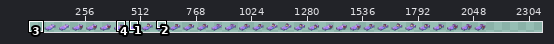
File history of a sprite sheet, Assets/Art/Avatar/S_INT_Bed_Dream.png. Above, an overview of the earlier version with the close-up marked.
Close-up. Old version:
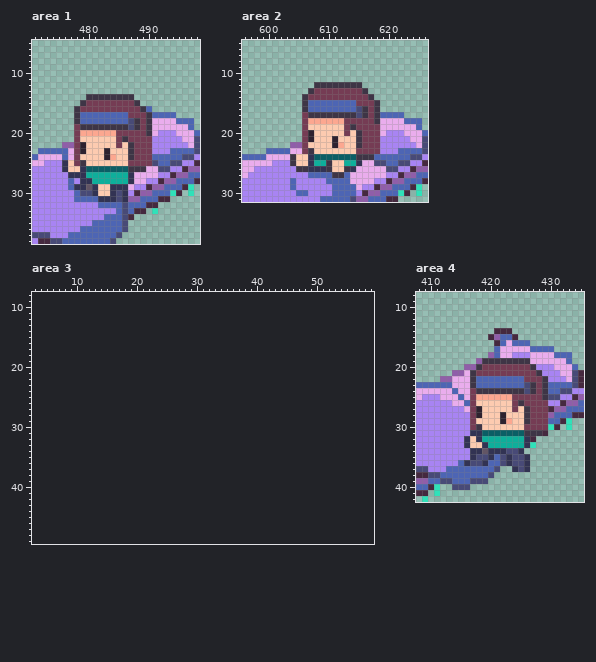
The file is 2048x64 pixels. Shown: area 1: x 471..498, y 5..38; area 2: x 596..626, y 5..31; area 3: x 3..59, y 8..49; area 4: x 408..435, y 8..42. The old version is drawn lined up with the new one, on the new canvas. The wide view leaves out empty margins. The commit also changed other parts of the picture, which this record leaves out.
After the commit:
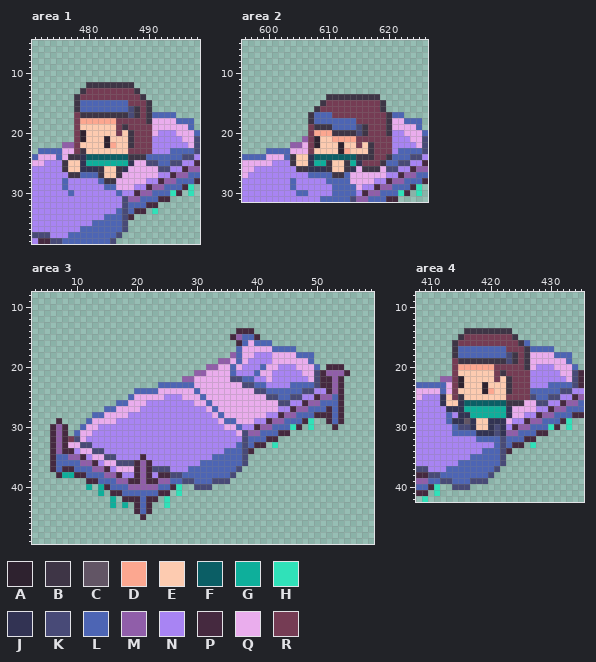
Palette (. is transparent): A #2e222f  B #3e3546  C #625565  D #fca790  E #fdcbb0  F #0b5e65  G #0eaf9b  H #30e1b9  J #323353  K #484a77  L #4d65b4  M #905ea9  N #a884f3  P #45293f  Q #eaaded  R #753c54
From old to new:
canvas 2048x64 -> 2368x64, the old top-left corner now at 64,0
Area 1:
y 12: x 480..487 ........ -> BBBBBBBB
y 13: x 479..488 .......... -> BRRRRRRRRB
y 14: x 478..489 ..BBBBBBBB.. -> BRRRRRRRRRRB
y 15: x 478..486 .BRRRRRRR -> BLLLLLLLL; x 488..490 B.. -> RRB
y 16: x 479..490 RRRRRRRRRRBL -> LLLLLLLLKBRB
y 17: x 478..488 BLLLLLLLLRR -> RBBBBBBBBKB
y 18: x 478..488 BLLLLLLLLKB -> RDDDDDDRRRR
y 19: x 479..485 BBBBBBB -> EEEEEER; x 487..488 KB -> RR; x 490 B -> R
y 20: x 479..484 DDDDDD -> AEEEEE; x 486..487 RR -> EB; x 490 B -> R
y 21: x 479 E -> A; x 483 E -> A; x 485..487 RBR -> EEB
y 22: x 479 A -> E; x 483..485 EER -> ADE
y 23: x 476 L -> Q; x 479 A -> B; x 483 A -> E; x 487 B -> R
y 24: x 475..486 QLQREEEEADEE -> LQBBJFFFFFFF; x 488..490 RRR -> BBL
y 25: x 476 J -> B; x 478..490 RBEEEEEEERRRR -> EJGGGGGGGJQQK
y 26: x 476 J -> B; x 480..489 FFFFFFFBBB -> JJBEEBJQQQ
y 27: x 477..487 JJJGGGGGGGJ -> BBLLLBEEBQQ
y 28: x 476..477 NL -> LN; x 479..487 JJGGGGGGJ -> NNNLBBQQQ
y 29: x 476..486 NLJJCJEEJJJ -> LNNNNNNLLQQ
y 30: x 477..486 NLKKJEEJKJ -> LNNNNNNNLN
y 31: x 478..486 LLLLJJJKJ -> NNNNNNNNK
y 32: x 482..485 LLLL -> NNNN
Area 2:
y 12: x 608..615 BBBBBBBB -> ........
y 13: x 607..616 BRRRRRRRRB -> ..........
y 14: x 606..616 BRRRRRRRRRR -> ....BBBBBBB; x 618 . -> B
y 15: x 606..614 BLLLLLLLL -> ...BRRRRR; x 618..619 B. -> RB
y 16: x 606..616 BLLLLLLLLKB -> ..BRRRRRRRR; x 618..619 B. -> RB
y 17: x 606 R -> .; x 608..616 BBBBBBBKB -> LLLRRRRRR; x 618..620 BLL -> RRB
y 18: x 606..614 RDDDDDDRR -> .BLLLLLLL; x 618..620 BQQ -> RRB
y 19: x 606..616 REEEEEERBRR -> .RBBBLLLLKB; x 619..620 QQ -> RB
y 20: x 606..616 RAEEEEEREBR -> .RDDDBBBBKB; x 619..620 QN -> RB
y 21: x 606..608 RAE -> MRA; x 611..615 AEEEB -> DDDDR; x 619..620 NN -> RR
y 22: x 606..608 REE -> QRA; x 611..612 AD -> EA; x 615..617 BRR -> REB; x 619..620 NN -> RR
y 23: x 606..607 RB -> QR; x 612..613 EE -> AD; x 615..617 RRR -> EEB; x 619..620 NN -> RR
y 24: x 603 Q -> L; x 618..620 LLL -> RRB
y 25: x 613 G -> B; x 616..619 QQKK -> RRRB
y 26: x 616..618 QQQ -> BBB
Area 3:
y 14: x 37..39 ... -> PPP
y 15: x 36..40 ..... -> PMLLP
y 16: x 37..42 ...... -> PLQLLL
y 17: x 37..46 .......... -> LQQQQQLLLL
y 18: x 36..49 .............. -> MLQQNNNQQQQLLL
y 19: x 34..49 ................ -> MMQLQNNNNQQQQQQL
y 20: x 32..50 ................... -> MMQQLQNNNLQQNNNQQQL; x 52..54 ... -> PPP
y 21: x 30..55 .......................... -> MMQQQQLNNNLQQNNNNNQQKPMMMP
y 22: x 28..54 ........................... -> MMQQQQQQKKLLNNQNNNNNNQKPPMP
y 23: x 24..54 ............................... -> LLLLLLQQQQQQQQKKLLNNNNLLLLKPPMP
y 24: x 20..54 ................................... -> LLLLQQQQQQLQQQQQQQQQKKLLLLLLKKNNPMP
y 25: x 19..54 .................................... -> LQQQQQNNNQQQLQQQQQQQQQQKKLLKKNNPMMLP
y 26: x 17..54 ...................................... -> LLQQQNNNNNNNNQQLQQQQQQQQQQQKKNNPMMLLLP
y 27: x 15..54 ........................................ -> LLQQQQNNNNNNNNNNNQLQQQQQQQQQQNNPMMLLLPLP
y 28: x 13..54 .......................................... -> LLQQQQNNNNNNNNNNNNNNQLQQQQQQQNNPMMLLLPPPLP
y 29: x 7 . -> P; x 12..49 ...................................... -> LQQQQNNNNNNNNNNNNNNNNNQLLQQQNNPMMLLLPH; x 52..54 ... -> PLP
y 30: x 6..8 ... -> PMP; x 11..47 ..................................... -> LQQNNNNNNNNNNNNNNNNNNNNNQQLNNPMMLLLHP; x 49 . -> H; x 53 . -> P
y 31: x 6..8 ... -> PMP; x 10..45 .................................... -> LQQNNNNNNNNNNNNNNNNNNNNNNNNQKMMLLLPP
y 32: x 6..43 ...................................... -> PMPRKQNNNNNNNNNNNNNNNNNNNNNNNNNNKLLLPP
y 33: x 6..41 .................................... -> PMPQQKKNNNNNNNNNNNNNNNNNNNNNNNNLKLPP; x 43 . -> H
y 34: x 6..39 .................................. -> PMPPNQQKKNNNNNNNNNNNNNNNNNNNNLLLKP
y 35: x 6..38 ................................. -> PLLMMPNQQKKNNNNPNNNNNNNNNNNLLLLLK
y 36: x 6..38 ................................. -> PLLLLMMPNQQKKKPMPNNNNNNNNLLLLLLLK
y 37: x 6..37 ................................ -> PLPPLLLMMPNQQQPMPKKKNNNLLLLLLLLK
y 38: x 7..36 .............................. -> PGGPPLLLMMPNNPMPNPPKKLLLLLLLLK
y 39: x 12..35 ........................ -> PPLLLMMPPMPPMMLLKKLLLKKK
y 40: x 12 . -> G; x 14..27 .............. -> GPLLLMMMMMLLPH; x 30..32 ... -> KKK
y 41: x 14 . -> G; x 16..25 .......... -> PPLLLLLLPP; x 27 . -> H
y 42: x 16 . -> G; x 18..23 ...... -> PPPLPP; x 25 . -> H
y 43: x 16 . -> G; x 18 . -> G; x 20..22 ... -> PLP; x 25 . -> H
y 44: x 20..22 ... -> PLP
y 45: x 21 . -> P
Area 4:
y 14: x 416..423 .....PPP -> BBBBBBBB
y 15: x 415..424 .....PMLLP -> BRRRRRRRRB
y 16: x 414..425 .......PLQLL -> BRRRRRRRRRRB
y 17: x 414..420 ....... -> BLLLLLL; x 422..426 QQQQQ -> LRRRB
y 18: x 414..420 ......M -> BLLLLLL; x 422..426 QQNNN -> LKBRB
y 19: x 414..418 ....M -> RBBBB; x 423 B -> K; x 425 B -> R
y 20: x 414..420 ..MMBRR -> RDDDDDD; x 426..427 RB -> BQ
y 21: x 414..420 MMQBRRR -> REEEEEE; x 422 R -> B; x 427..428 RB -> NN
y 22: x 414..425 QQQBLLLLLLLL -> RAEEEEEREBRR; x 427..429 RRB -> NNN
y 23: x 413..429 LQQQBLLLLLLLLKBRB -> QRAEEEAEEEBRRRNNN
y 24: x 412 Q -> L; x 414..422 LQQRBBBBB -> REEEEADEE; x 424..429 BBKBRB -> RRRLLL
y 25: x 412..423 QQQLQRDDDDDD -> JERBEEEEEEER; x 427..429 RRB -> KLL
y 26: x 412..424 NNQQLREEEEEER -> JEEJFFFFFFFBB; x 426..429 RRRR -> QQKK
y 27: x 413..429 NNNQRAEEEEEREBRRR -> JJJGGGGGGGJQQQQNN
y 28: x 413 N -> L; x 415..429 NNRAEEEAEEEBRRR -> JJGGGGGGJQQNNPM
y 29: x 413..417 NNNNR -> LJJCJ; x 420..429 EEADEEBRRR -> JJJQNNPMML
y 30: x 414..418 NNNRB -> LKKJE; x 420..429 EEEEEERRRR -> JKJNPMMLLL
y 31: x 414..417 NNNJ -> LLLL; x 419..428 FFFFFFFBBB -> JJKJMMLLLP
y 32: x 416..426 JEJGGGGGGGJ -> NNLLLLKLLLP
y 33: x 416..426 JEEJGGGGGGJ -> NNNNNLKLPP.
y 34: x 417..425 JJCJJJKKJ -> NNLLLKP..
y 35: x 417..420 JKKJ -> LLLL; x 423..426 JKKJ -> ....
y 36: x 416..419 JKKJ -> LLLL; x 423..426 JKKJ -> ....
y 37: x 424..426 JKJ -> ...
Where, in picture pixels (left, top, right, bottom), the same in both close-ups:
changed: (56, 82, 152, 208)
changed: (284, 82, 392, 172)
added: (50, 328, 350, 520)
changed: (440, 328, 548, 472)
